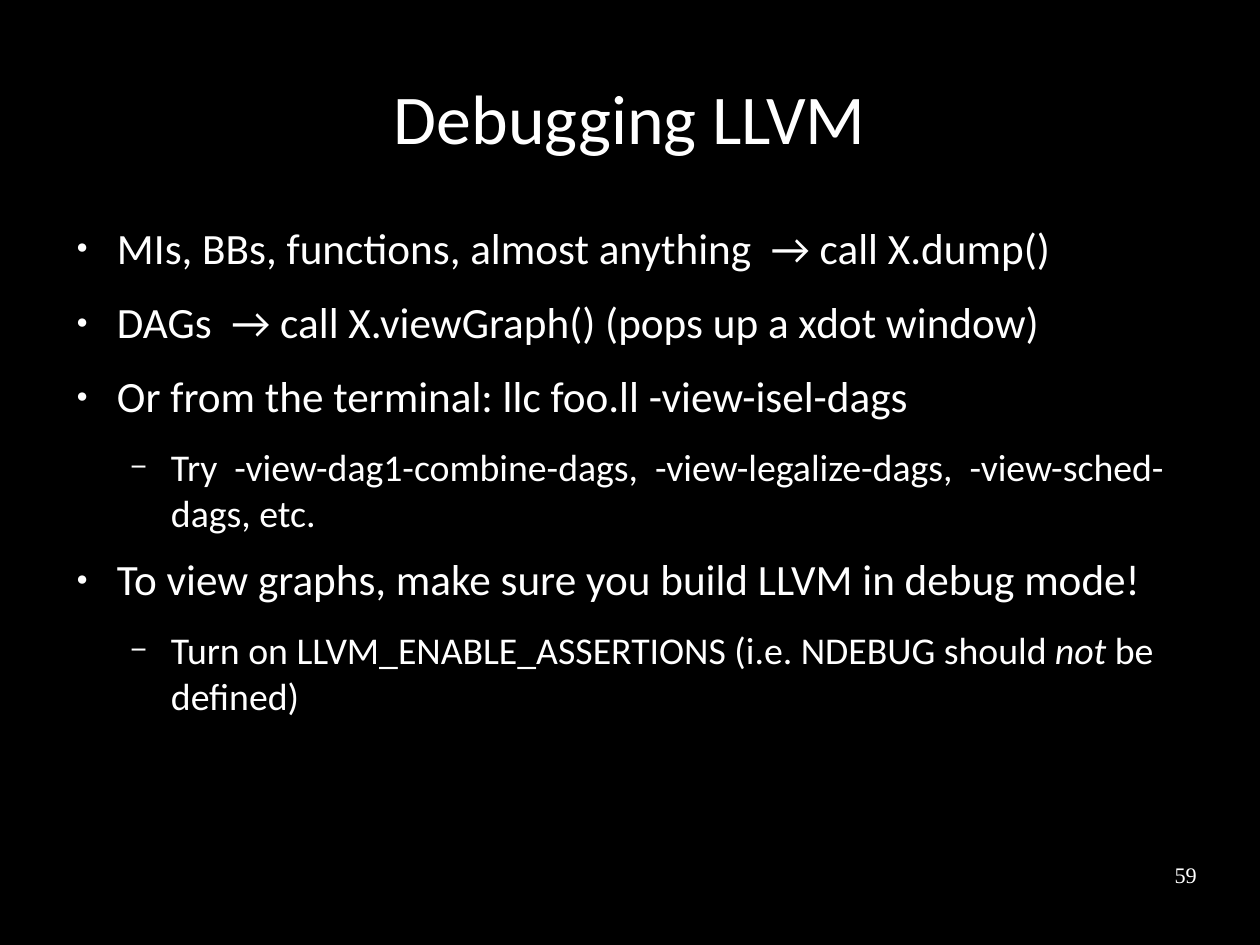
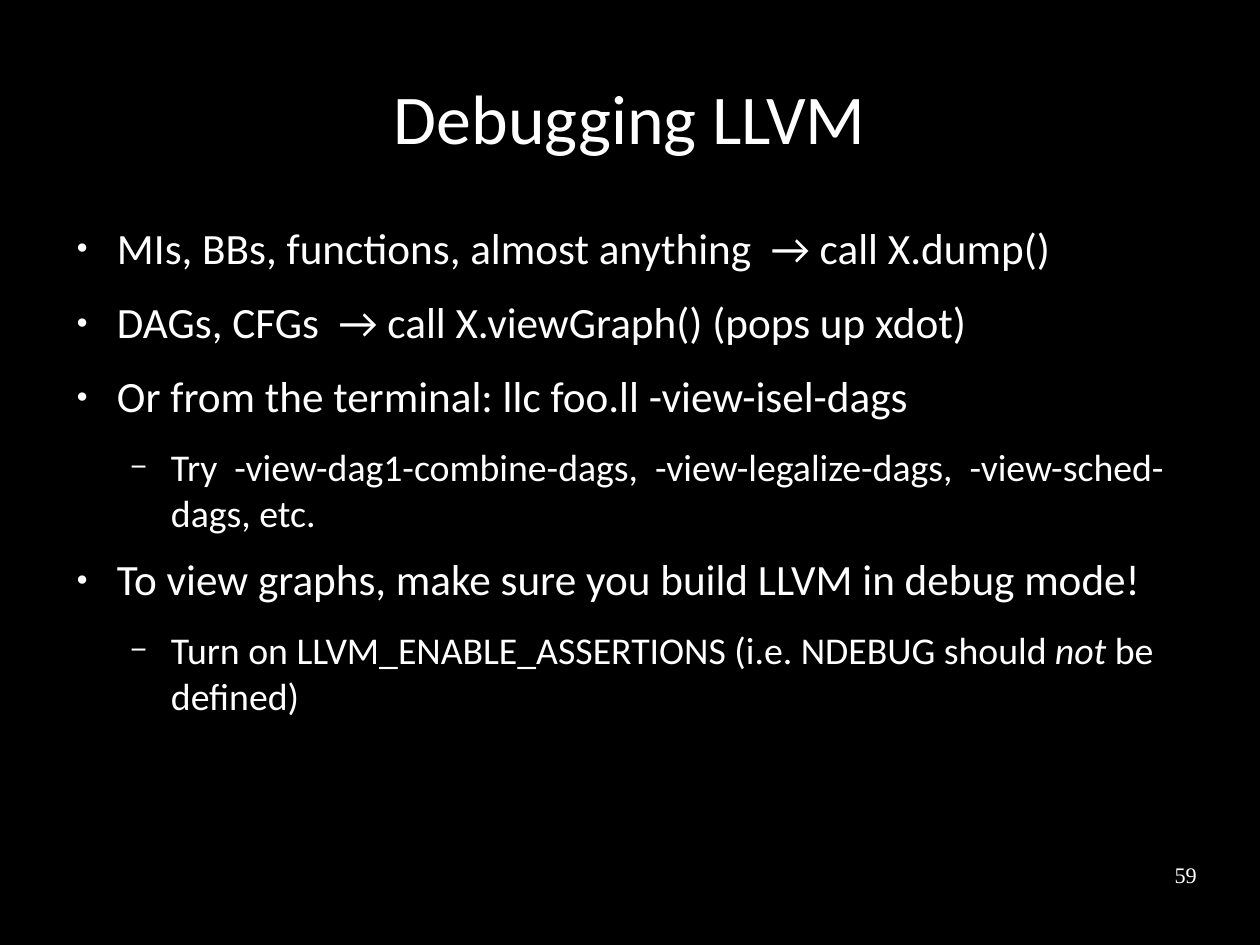
Before and after one commit to frasercrmck/llvm-leg, a slide deck: slide 59 of docs/Codeplay/Slides.odp. Drawn at 1260x945 pixels with LibreOffice and Linux fonts; fonts in the diff are those of the drawing. Boxes give left, top, right and bottom in pixels: in the first picture for what was removed or moved away, otherwise in the second. Text is boxed around its words. In the diff, an @@ line names an element or a change of style, - is before the commit and + after.

```diff
--- a/docs/Codeplay/Slides.odp
+++ b/docs/Codeplay/Slides.odp
@@ text at [117, 306, 966, 345]: text changed @@
-● DAGs → call X.viewGraph() (pops up a xdot window)
+● DAGs, CFGs → call X.viewGraph() (pops up xdot)
```
Also in this commit, not shown: 12 other slides changed.
